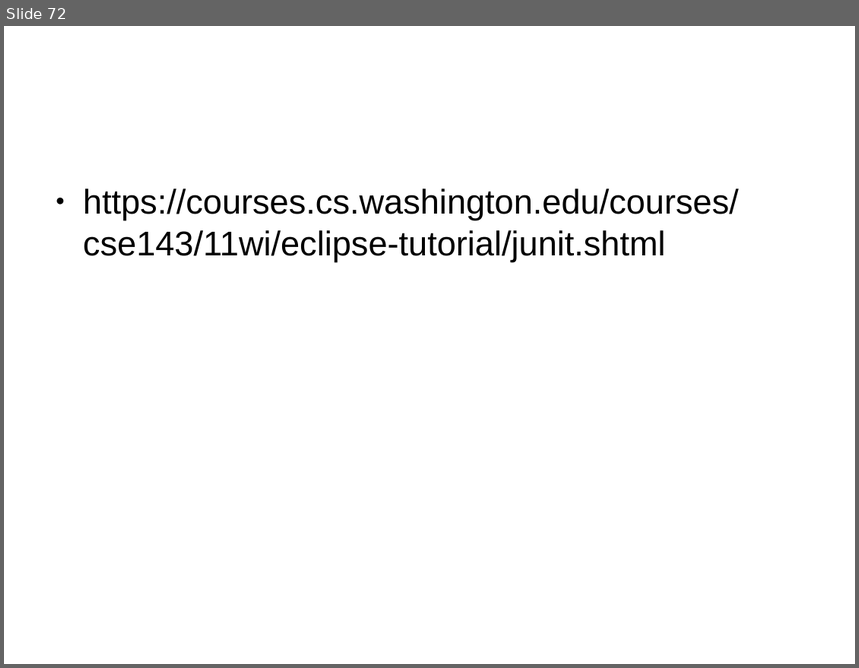
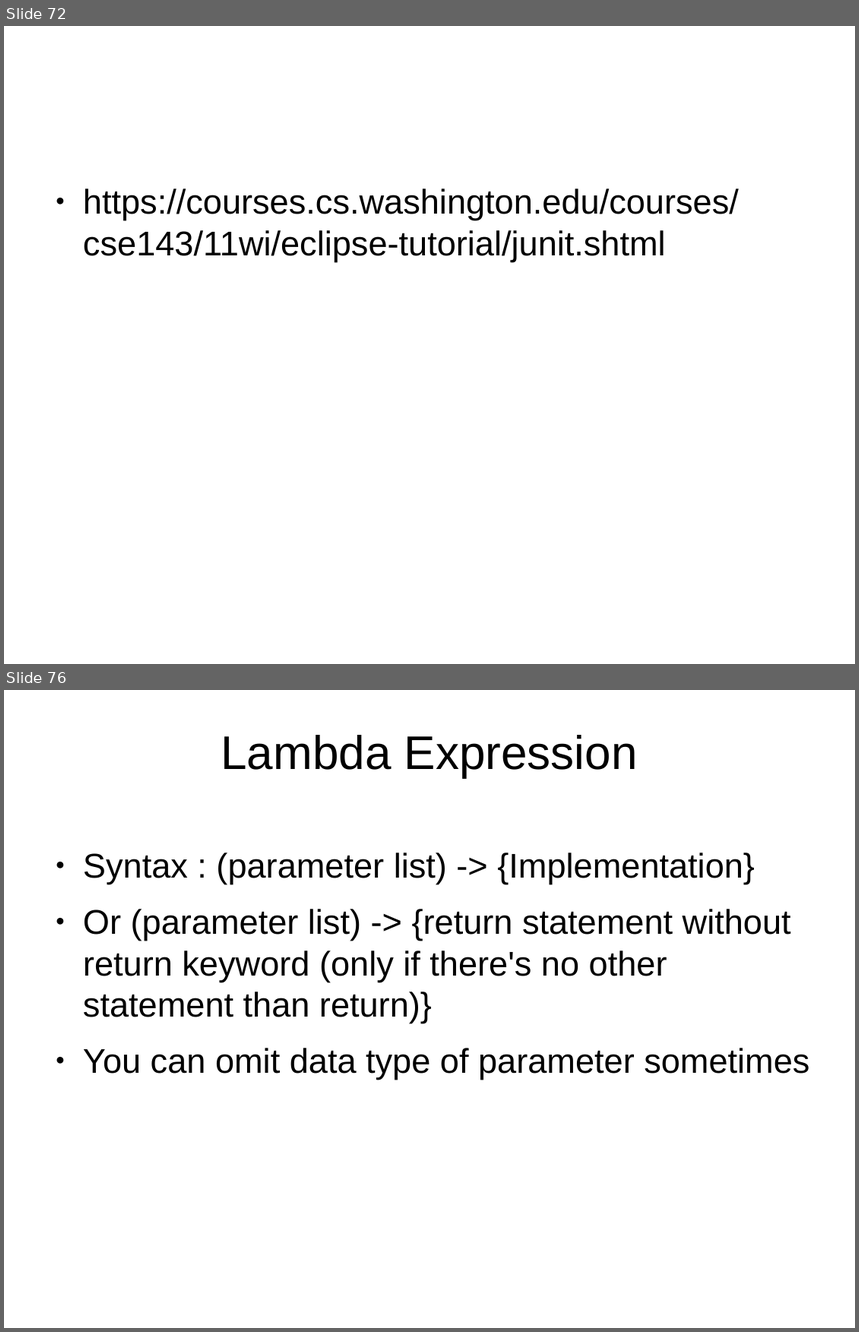
Before and after one commit to shikha-desai/Internship_PreWork, a slide deck: Java/Java_Notes.odp. Shown one above the other, each under a label of ours: slide 72 before the commit, slides 72 and 76 after it; the slides between them are not shown. The pictures are 859x668 and 859x1332 pixels, drawn with LibreOffice and Linux fonts; fonts in the diff are those of the drawing; background and template pictures are left out. Boxes give left, top, right and bottom in pixels: in the first picture for what was removed or moved away, otherwise in the second. Text is boxed around its words. In the diff, an @@ line names an element or a change of style, - is before the commit and + after.

```diff
--- a/Java/Java_Notes.odp
+++ b/Java/Java_Notes.odp
@@ slide 76 added at (4,690,855,1328), background picture (left out) @@
@@ title added at (221,735,638,778), 44 pt, text #000000 @@
+Lambda Expression
@@ text added at (83,853,810,1080), 32 pt, text #000000 @@
+● Syntax : (parameter list) -> {Implementation}
+● Or (parameter list) -> {return statement without return keyword (only if there's no other statement than return)}
+● You can omit data type of parameter sometimes
```
Also in this commit, not shown: 9 other slides added, 1 other file.
